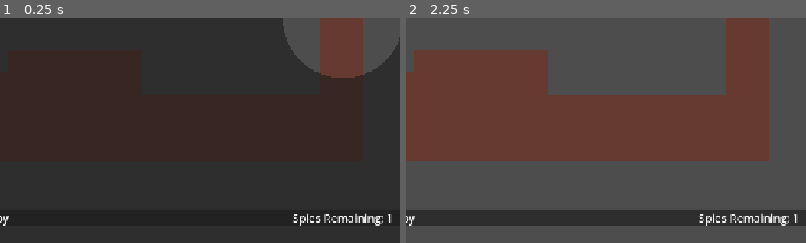
Above: before the commit, frames 1-2 (left to right).
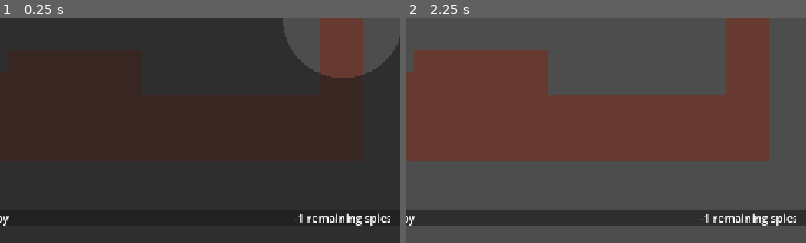
Above: after the commit, the same moments.

Repository: amelecanape/ippgamejam
Game: Godot game, scene res://scenes/round.tscn
The game is run twice, just before and just after one commit, with the same random seed, the same clock (stepped at 60 frames per second) and the same inputs. This scene is started directly instead of the project's main scene. The engine's default icon, where the game draws it, is replaced by a stand-in: a white triangle on a blue panel in a dark square.
Inputs (mouse positions are % of the whole screen's width and height, from its top left):
- Up to frame 1 (0.25 s): no input
- Up to frame 2 (2.25 s): tap Enter at 0.5, 2 s; move the mouse to (72, 45) at 0.52 s; tap A (character_move_neg_x) at 0.6 s; tap Space at 1.25 s; move the mouse to (30, 55) at 1.27 s; tap W (character_move_neg_y) at 1.35 s; move the mouse to (60, 28) at 2.02 s; tap D (character_move_pos_x) at 2.1 s
The pictures show only the part of the screen within x 7-57%, y 50-100%; the shares and areas given below are measured in that part.

The runs differ from the first frame. In frame 1, 0.7% of the frame differs, in the area x 73-98%, y 86-93%; in frame 2, 0.7%.
Error before the commit: Out of bounds get index '-1' (on base: 'Array[int]') (res://scripts/game.gd:98)
Error after the commit: Out of bounds get index '-1' (on base: 'Array[int]') (res://scripts/game.gd:99)

Commit message:
fixed remaining spies label

Diff:
--- a/scripts/game.gd
+++ b/scripts/game.gd
@@ -35,6 +35,7 @@
 	NavigationServer2D.map_changed.connect(func(_map: RID): spawn_characters())
 	spotlight.visible = true
 	spotlight.material.set_shader_parameter("radius", INITIAL_SPOTLIGHT_RADIUS)
+	remaining_spies.text = REMAINING_SPIES % [Lobby.connected_players.size() - 1 - killed_spies]
 	_loaded_scene.rpc_id(1) # Tell server (and ourselfs) that we loaded the scene
 
 @rpc("call_local", "any_peer")
